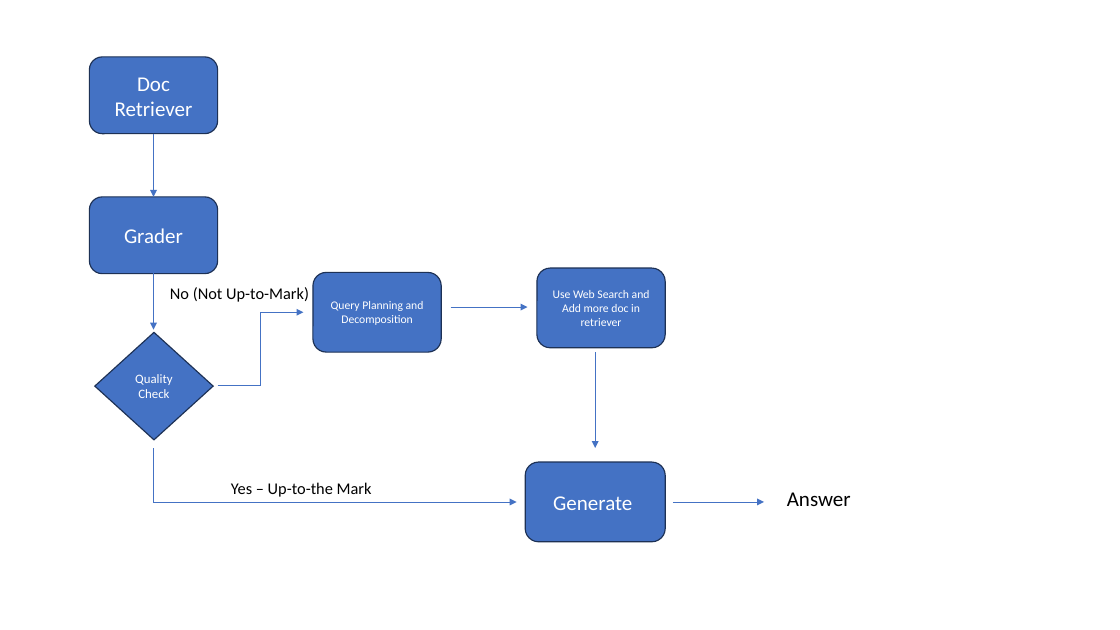
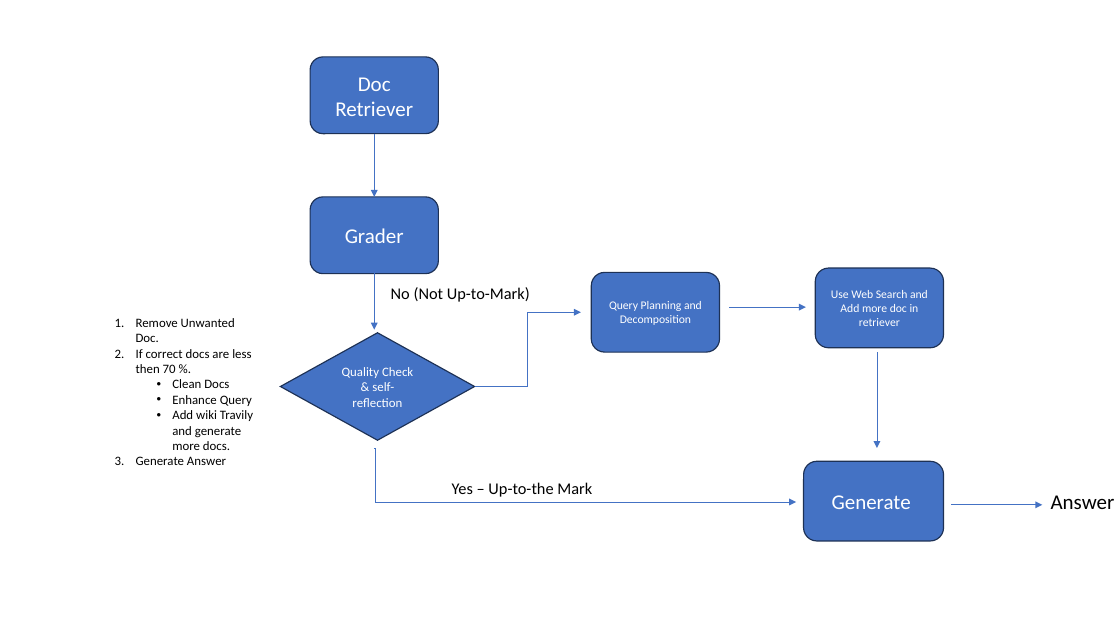
Before and after one commit to kunal260784/correctiveRAG, a slide deck: slide 1 of correctiveRAG.pptx. Drawn at 1120x630 pixels with LibreOffice and Linux fonts; fonts in the diff are those of the drawing. Boxes give left, top, right and bottom in pixels: in the first picture for what was removed or moved away, otherwise in the second. Text is boxed around its words. In the diff, an @@ line names an element or a change of style, - is before the commit and + after.

Commit message:
correctiveRAG

```diff
--- a/correctiveRAG.pptx
+++ b/correctiveRAG.pptx
@@ 2 rounded rectangles, 2 texts, 2 arrows moved together from (x1=89, y1=57, x2=372, y2=497) to (x1=310, y1=57, x2=592, y2=497) @@
@@ text added at (x1=136, y1=318, x2=253, y2=465), 11 pt, text #000000 @@
+1. Remove Unwanted Doc.
+2. If correct docs are less then 70 %.
+  • Clean Docs
+  • Enhance Query
+  • Add wiki Travily and generate more docs.
+3. Generate Answer
@@ elbow arrow moved from (218, 386) - (303, 313) to (475, 386) - (581, 313) @@
@@ diamond "Quality Check & self-reflection" resized from (x1=95, y1=333, x2=213, y2=440) to (x1=281, y1=333, x2=475, y2=440) @@
@@ 3 rounded rectangles, 2 arrows moved together from (x1=313, y1=268, x2=665, y2=542) to (x1=592, y1=268, x2=944, y2=541) @@
@@ text in diamond at (x1=342, y1=367, x2=413, y2=407): text changed @@
-Quality Check
+Quality Check & self-reflection
@@ elbow arrow moved from (154, 448) - (517, 502) to (375, 448) - (797, 502) @@
@@ arrow moved from (673, 502) - (765, 502) to (951, 505) - (1043, 505) @@
@@ text "Answer" moved from (x1=787, y1=492, x2=851, y2=506) to (x1=1051, y1=495, x2=1115, y2=509) @@
```
Also in this commit, not shown: 5 other files.
